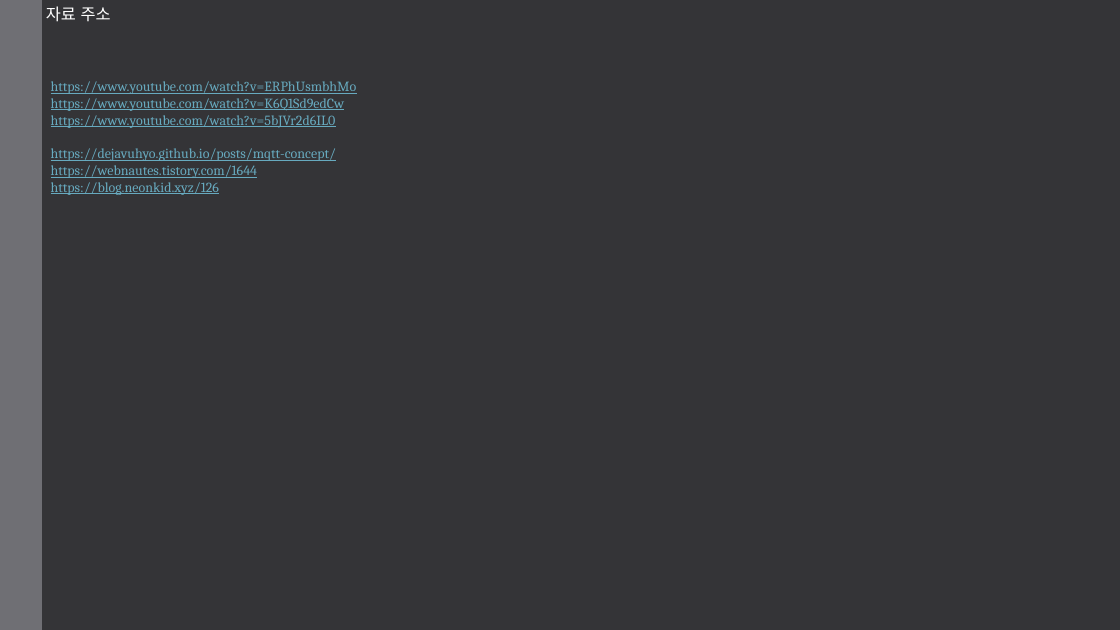
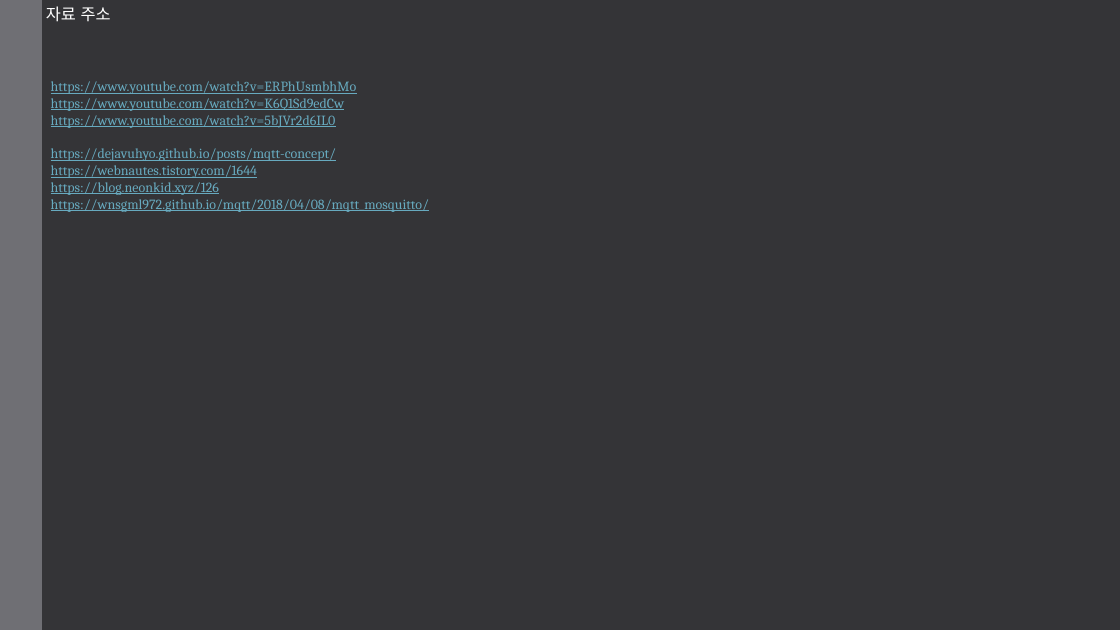
Before and after one commit to jojae38/mqtt_publisher, a slide deck: slide 3 of mqtt_data.pptx. Drawn at 1120x630 pixels with LibreOffice and Linux fonts; fonts in the diff are those of the drawing. Boxes give left, top, right and bottom in pixels: in the first picture for what was removed or moved away, otherwise in the second. Text is boxed around its words. In the diff, an @@ line names an element or a change of style, - is before the commit and + after.

```diff
--- a/mqtt_data.pptx
+++ b/mqtt_data.pptx
@@ text at [51,199,429,212]: paragraph added @@
+https://wnsgml972.github.io/mqtt/2018/04/08/mqtt_mosquitto/
```
Also in this commit, not shown: 1 other slide changed.
